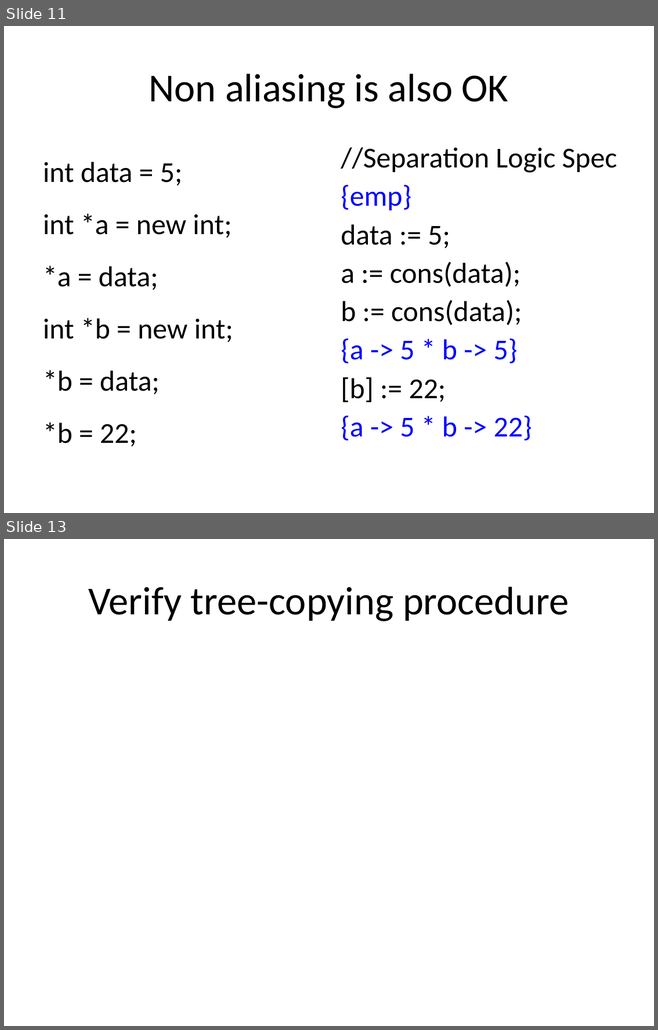
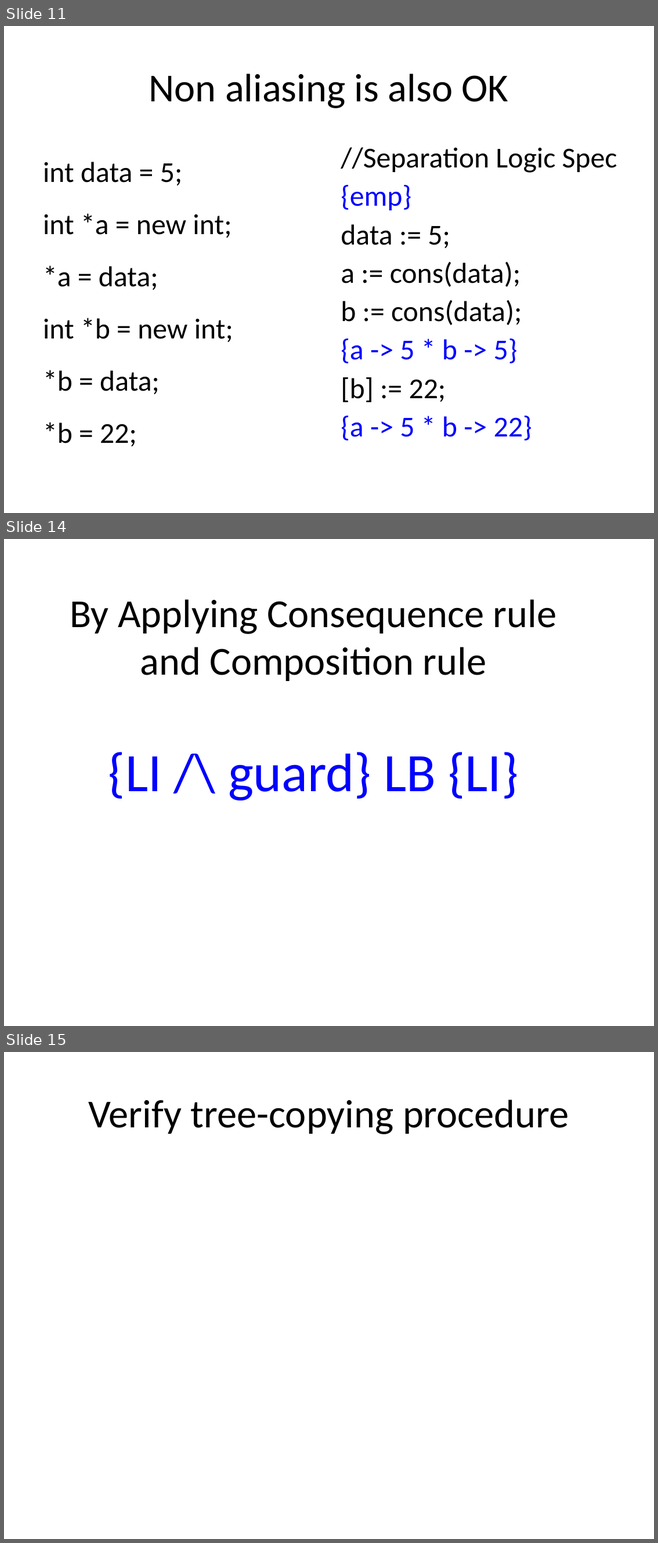
Before and after one commit to xiaohe27/Papers4Courses, a slide deck: FM/presentations/Overview of Separation Logic.ppt. Shown one above the other, each under a label of ours: slides 11 and 13 before the commit, slides 11, 14 and 15 after it; the slides between them are not shown. The pictures are 658x1030 and 658x1543 pixels, drawn with LibreOffice and Linux fonts; fonts in the diff are those of the drawing. Boxes give left, top, right and bottom in pixels: in the first picture for what was removed or moved away, otherwise in the second. Text is boxed around its words. In the diff, an @@ line names an element or a change of style, - is before the commit and + after.

```diff
--- a/FM/presentations/Overview of Separation Logic.ppt
+++ b/FM/presentations/Overview of Separation Logic.ppt
@@ slide 14 added at [4,539,654,1026], background #FFFFFF @@
@@ title added at [70,599,556,681], 44 pt, text #000000 @@
+By Applying Consequence rule and Composition rule
@@ subtitle added at [108,752,518,801], 60 pt, text #0000FF @@
+{LI /\ guard} LB {LI}
@@ what was slide 13 is now slide 15 @@
```
Also in this commit, not shown: 1 slide changed, 1 other slide added, 3 other files.
